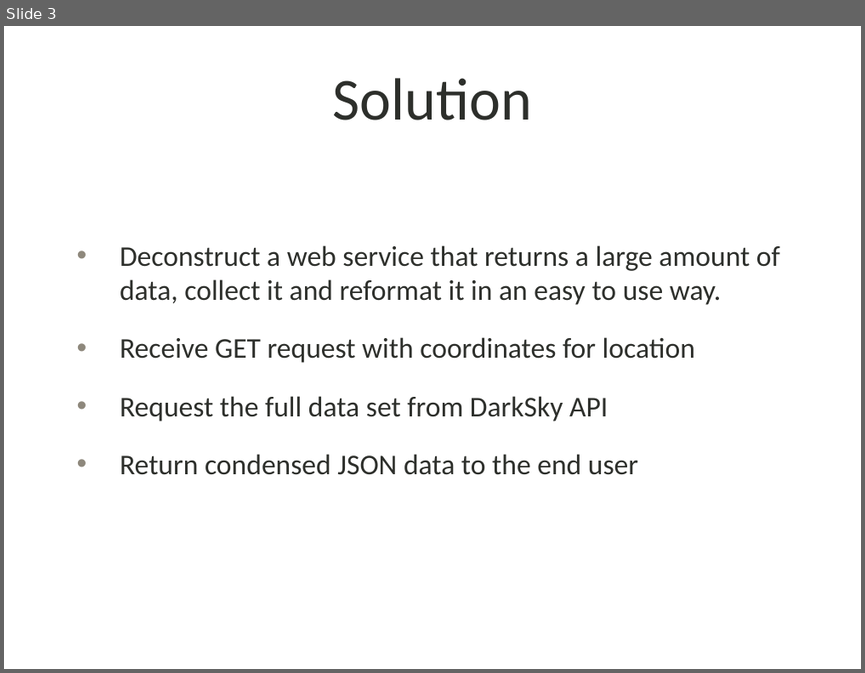
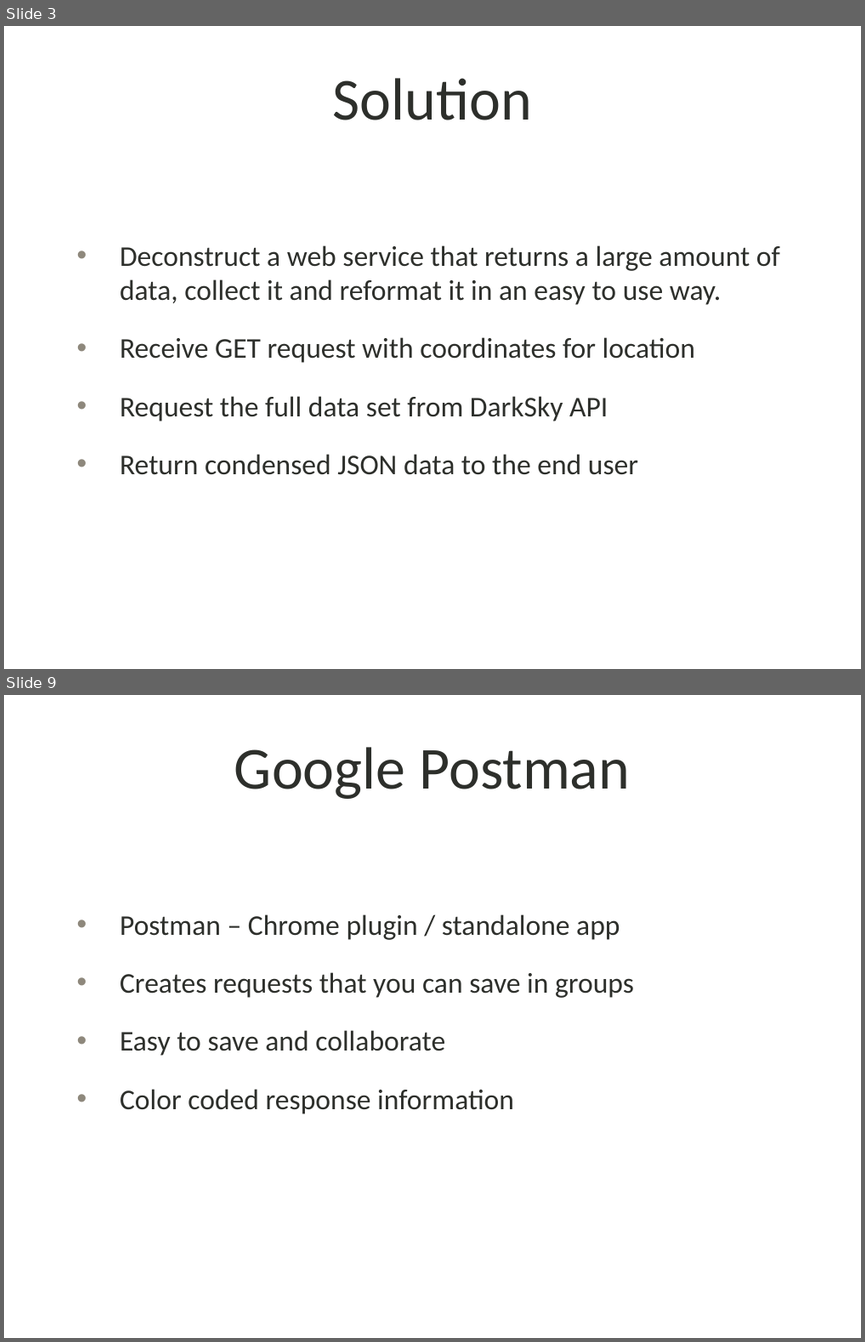
Before and after one commit to bwoestman/weatherWebService, a slide deck: documentation/wwsPresentation.pptx. Shown one above the other, each under a label of ours: slide 3 before the commit, slides 3 and 9 after it; the slides between them are not shown. The pictures are 865x673 and 865x1342 pixels, drawn with LibreOffice and Linux fonts; fonts in the diff are those of the drawing; background and template pictures are left out. Boxes give left, top, right and bottom in pixels: in the first picture for what was removed or moved away, otherwise in the second. Text is boxed around its words. In the diff, an @@ line names an element or a change of style, - is before the commit and + after.

```diff
--- a/documentation/wwsPresentation.pptx
+++ b/documentation/wwsPresentation.pptx
@@ slide 9 added at [4, 695, 861, 1338], background picture (left out) @@
@@ title added at [234, 747, 630, 799], 50 pt, text #2D2F2B @@
+Google Postman
@@ text added at [120, 914, 634, 1114], 24 pt, text #2D2F2B @@
+• Postman – Chrome plugin / standalone app
+• Creates requests that you can save in groups
+• Easy to save and collaborate
+• Color coded response information
```
Also in this commit, not shown: 2 slides changed, 3 other slides added.
